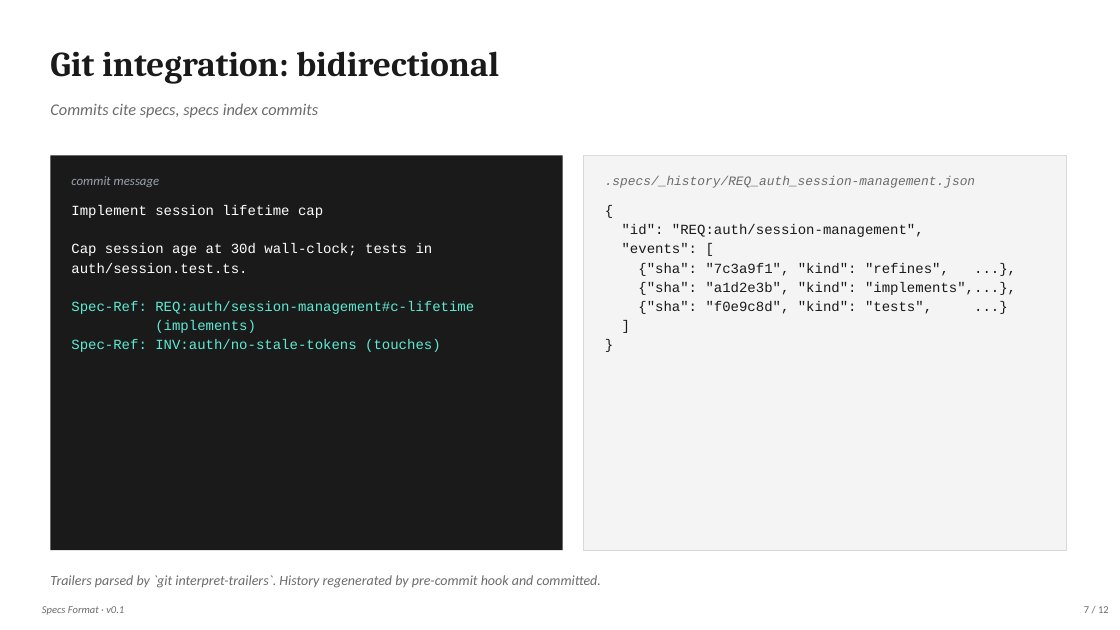
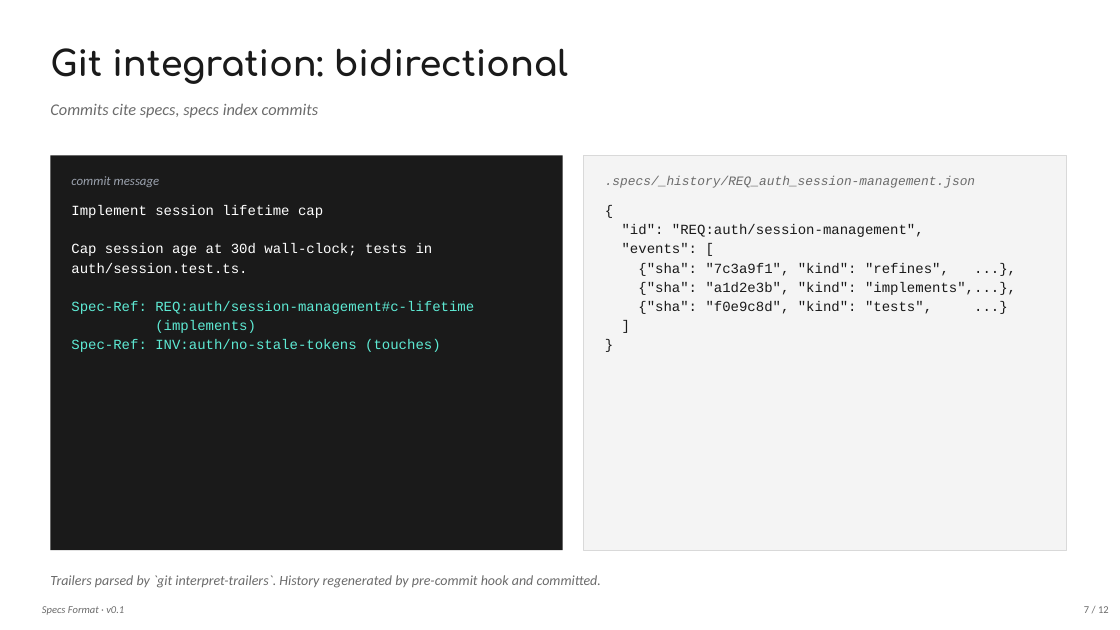
Before and after one commit to daedal-one/forge-spec, a slide deck: slide 7 of specs-format-presentation.pptx. Drawn at 1120x630 pixels with LibreOffice and Linux fonts; fonts in the diff are those of the drawing. Boxes give left, top, right and bottom in pixels: in the first picture for what was removed or moved away, otherwise in the second. Text is boxed around its words. In the diff, an @@ line names an element or a change of style, - is before the commit and + after.

Commit message:
docs: switch presentation to Comfortaa font

```diff
--- a/specs-format-presentation.pptx
+++ b/specs-format-presentation.pptx
@@ text "Git integration: bidirectional" at (50, 48, 568, 84): font Cambria to Comfortaa @@
```
Also in this commit, not shown: 11 other slides changed.
